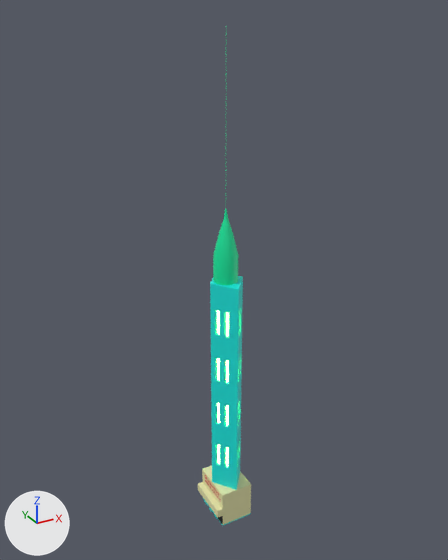
The FBX model Assets/Models/quantum_bank_HQ.fbx: old version first, new version second.
Rendered twice from a camera (50 mm lens) standing at (-446.0, -801.0, 873.0) and looking at (3.0, 15.0, 465.0). The axes (+X, +Y, +Z) are drawn at lower left. The lights are the same throughout. Where no turn or scale is listed for an object, it has been applied to the vertices.

Names of what the first picture shows: 'Circle.001', 'quantumbankHQ'.
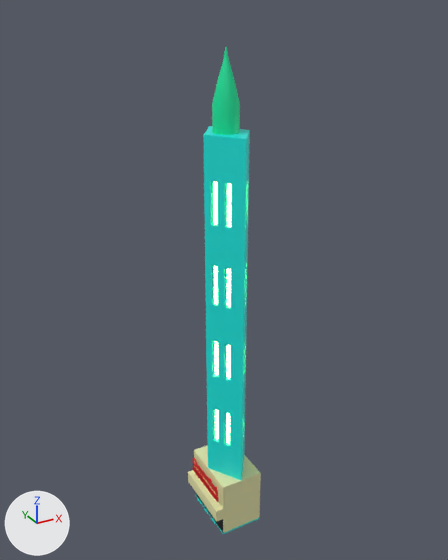
Where the newer file only moved an object's origin or applied its transform, the numbers keep the older frame.

Changed parts and their boxes (x1, y1, x2, y2) in the pictures (448 x 560 px):
'quantumbankHQ', rescaled (37% wider, 63% taller): before (198, 276, 251, 526); after (188, 126, 261, 534)
'Circle.001', moved: before (213, 209, 238, 285); after (212, 47, 240, 135)

The change, as a diff of the scene's bpy script:
```diff
--- a/Assets/Models/quantum_bank_HQ.fbx.py
+++ b/Assets/Models/quantum_bank_HQ.fbx.py
@@ ob_quantumbankhq @@
 ob_quantumbankhq.location = (0.0, 0.0, 0.0)
-ob_quantumbankhq.scale = (30.0, 40.0, 1.0)
+ob_quantumbankhq.scale = (38.5, 57.8, 1.5)
@@ ob_circle_001 @@
 ob_circle_001 = bpy.data.objects.new('Circle.001', me_circle_001)
-ob_circle_001.location = (-2.0, 0.0, 471.0)
+ob_circle_001.location = (-2.0, 0.0, 704.0)
```
